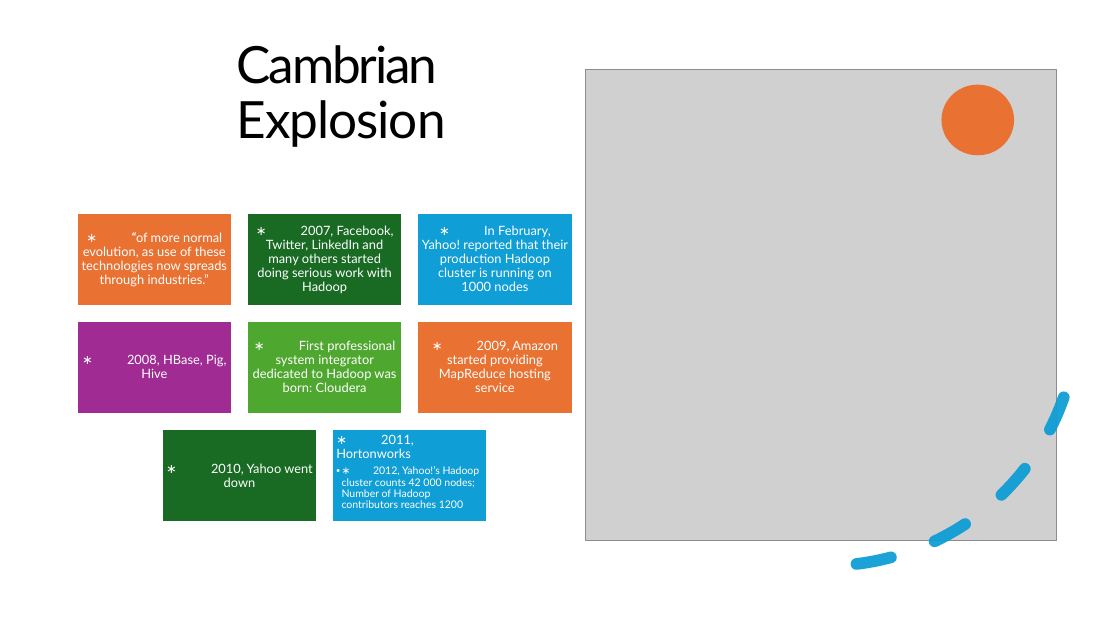
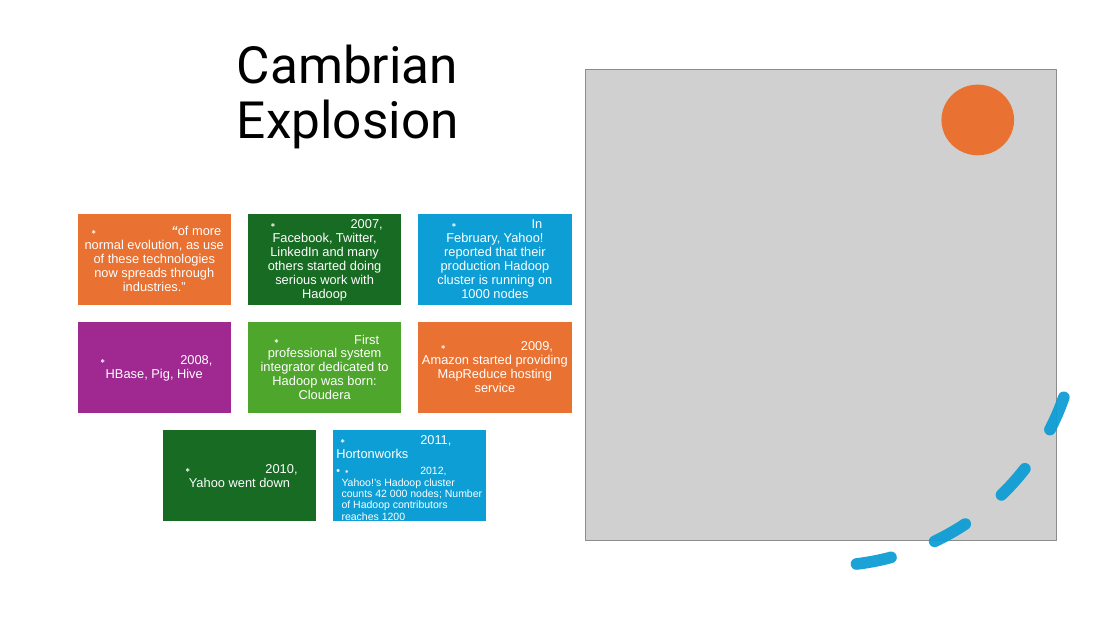
Before and after one commit to zhangyu027/UCI_Hadoop_Apache_Airflow, a slide deck: slide 12 of 02_Slides/M1_Hadoop.pptx. Drawn at 1120x630 pixels with LibreOffice and Linux fonts; fonts in the diff are those of the drawing; grey boxes stand for pictures. Boxes give left, top, right and bottom in pixels: in the first picture for what was removed or moved away, otherwise in the second. Text is boxed around its words. In the diff, an @@ line names an element or a change of style, - is before the commit and + after.

```diff
--- a/02_Slides/M1_Hadoop.pptx
+++ b/02_Slides/M1_Hadoop.pptx
@@ title "Cambrian Explosion" at (237, 44, 459, 149): font Lato to Roboto; letter spacing -1.9 to 0 pt in "Cambrian"; letter spacing -0.9 to 0 pt in "Explosion" @@
@@ arc (boxed as its full ellipse) at (548, 35, 1106, 593): mirrored; rotation 353 to 173 degrees @@
@@ rectangle at (77, 213, 232, 306): fill #E97132 to #E97131 @@
@@ rectangle at (247, 213, 402, 306): fill #196B24 to #176B22 @@
@@ rectangle at (418, 213, 572, 306): fill #0F9ED5 to #0C9ED5 @@
@@ rectangle at (77, 321, 232, 414): fill #A02B93 to #A02891 @@
@@ rectangle at (247, 321, 402, 414): fill #4EA72E to #4EA62C @@
@@ rectangle at (418, 321, 572, 414): fill #E97132 to #E97131 @@
@@ font Lato to Arial; less space between paragraphs in 7 elements at (85, 225, 224, 291), (268, 219, 383, 300), (437, 219, 552, 298), (106, 355, 212, 381), (261, 334, 389, 399), (422, 341, 568, 392), (189, 464, 297, 487) @@
@@ rectangle at (162, 429, 317, 523): fill #196B24 to #176B22 @@
@@ text "∗ 2011, Hortonworks" at (336, 435, 482, 523): font Lato to Arial; less space between paragraphs; more space between paragraphs @@
@@ rectangle at (333, 429, 487, 523): fill #0F9ED5 to #0C9ED5 @@
```
Also in this commit, not shown: 58 other slides changed, 9 other files.
